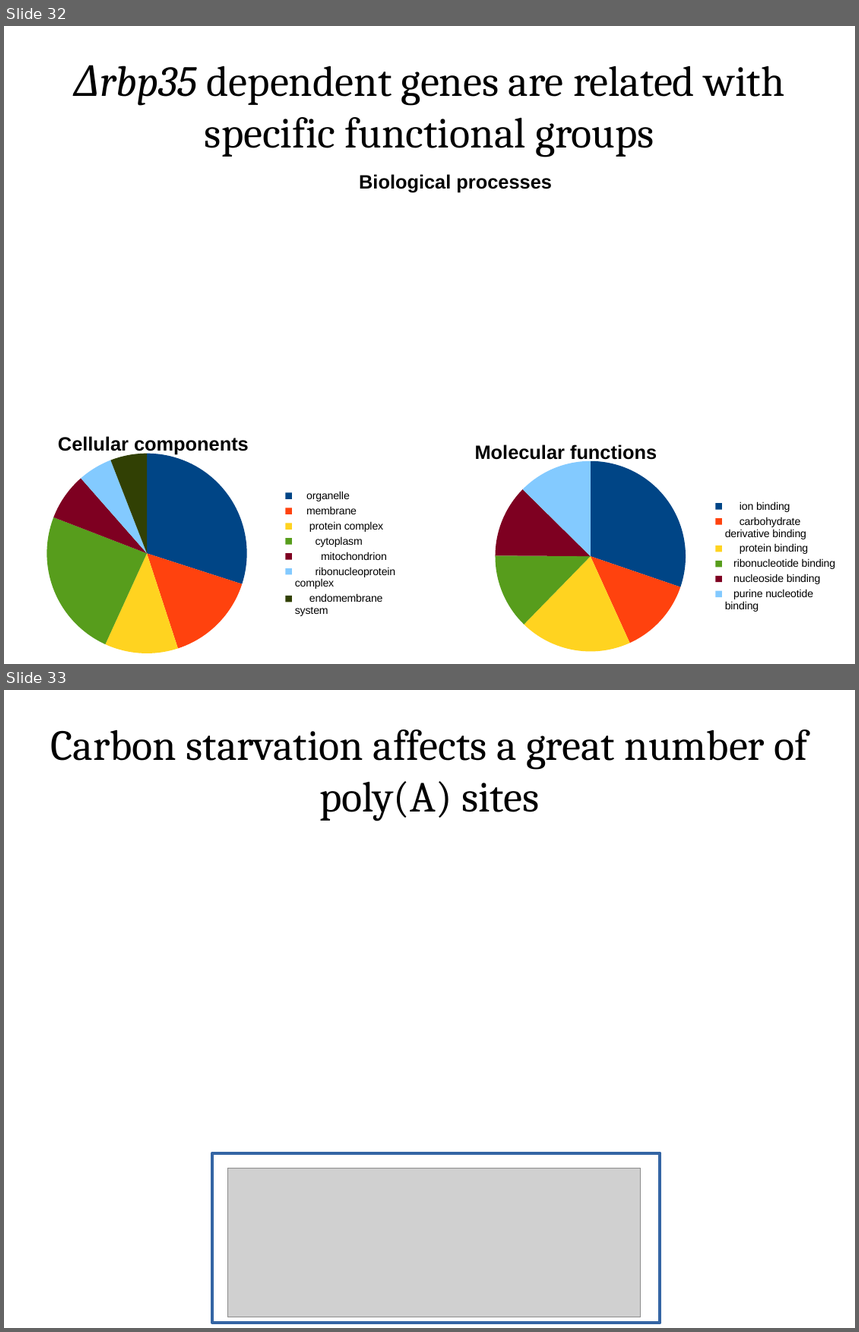
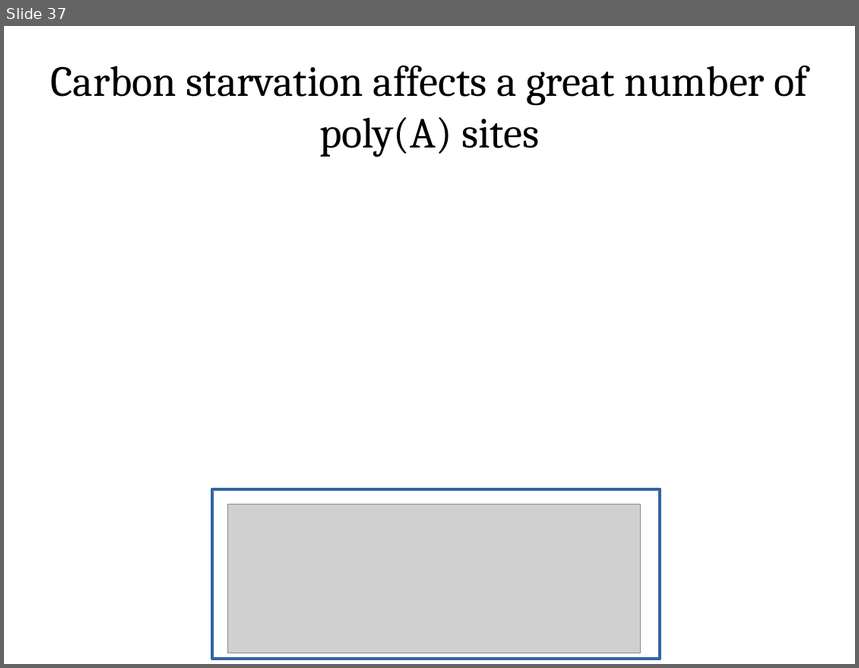
Before and after one commit to wilkinsonlab/m-oryzae-polya, a slide deck: doc/presentation_20141015.odp. Shown one above the other, each under a label of ours: slides 32 and 33 before the commit, slide 37 after it. The pictures are 859x1332 and 859x668 pixels, drawn with LibreOffice and Linux fonts; fonts in the diff are those of the drawing; grey boxes stand for pictures. Boxes give left, top, right and bottom in pixels: in the first picture for what was removed or moved away, otherwise in the second. Text is boxed around its words. In the diff, an @@ line names an element or a change of style, - is before the commit and + after.

```diff
--- a/doc/presentation_20141015.odp
+++ b/doc/presentation_20141015.odp
@@ slide 32 removed at [4, 26, 855, 664], background #FFFFFF @@
@@ title removed at [205, 66, 785, 157] @@
-Δrbp35 dependent genes are related with specific functional groups
@@ text removed at [359, 174, 552, 192] @@
-Biological processes
@@ pie chart removed at [12, 443, 405, 664] @@
-categories:     organelle,     membrane,      protein complex,        cytoplasm,          mitochondrion,        ribonucleoprotein complex,      endomembrane system
-Series 1: 30, 15, 12, 24, 8, 6, 6
@@ text removed at [58, 436, 249, 455] @@
-Cellular components
@@ pie chart removed at [469, 451, 846, 662] @@
-categories:      ion binding,      carbohydrate derivative binding,      protein binding,    ribonucleotide binding,    nucleoside binding,    purine nucleotide binding
-Series 1: 30, 13, 19, 13, 12, 13
@@ text removed at [475, 445, 657, 463] @@
-Molecular functions
@@ what was slide 33 is now slide 37 @@
```
Also in this commit, not shown: 8 slides changed, 6 slides added, 2 other slides removed.
